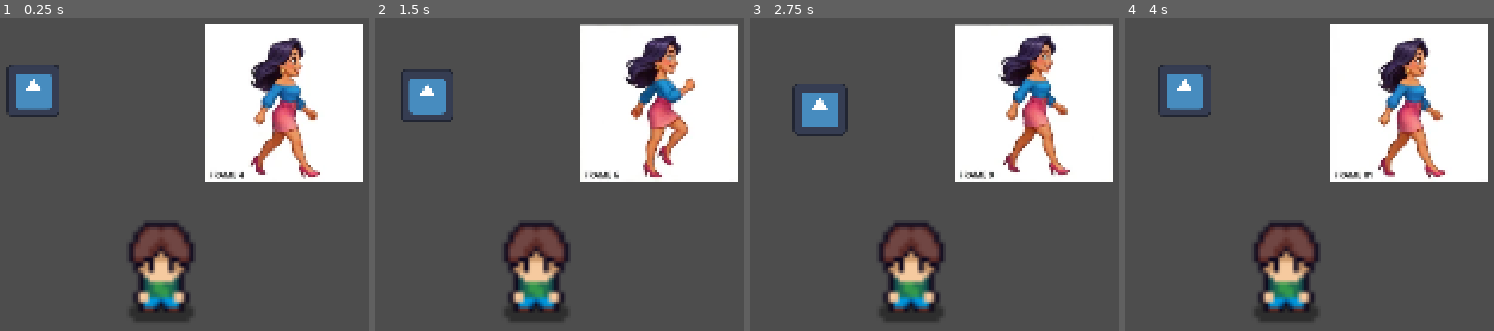
Above: before the commit, frames 1-4 (left to right).
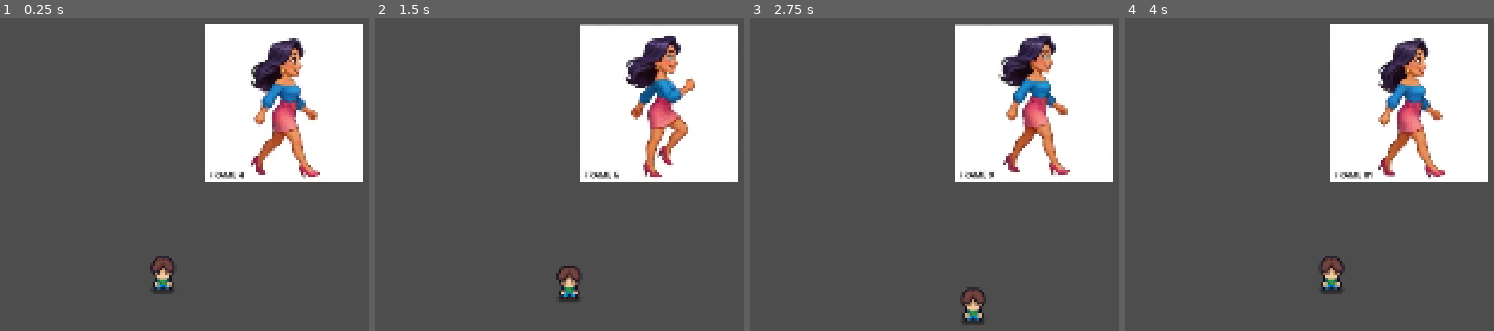
Above: after the commit, the same moments.

Repository: backtend/godothey
Game: Godot game, scene res://main.tscn
Two runs of this game, one before a commit and one after it. Both use one fixed random seed, a clock stepped at 60 frames per second and the inputs below. The engine's default icon, where the game draws it, is replaced by a stand-in: a white triangle on a blue panel in a dark square.
Inputs:
- Up to frame 1 (0.25 s): no input
- Up to frame 2 (1.5 s): hold D (right) 0.53-1.28 s; hold S (down) from 1.28 s (still down)
- Up to frame 3 (2.75 s): release S (down) at 2.03 s; hold D (right) from 2.03 s (still down)
- Up to frame 4 (4 s): release D (right) at 2.78 s; hold W (up) 2.78-3.53 s; hold A (left) from 3.53 s (still down)

The runs differ from the first frame. In frame 1, 5.9% of the frame differs, in the area x 1-54%, y 15-97%; in frame 2, 6.5%; in frame 3, 6.6%, in the area x 11-64%, y 21-99%; in frame 4, 6.6%.

Commit message:
整理结构使用实体并且可以移动教程素材了

Diff:
--- a/main.tscn
+++ b/main.tscn
@@ -1,21 +1,22 @@
 [gd_scene format=3 uid="uid://b2e5g0ixxl0fv"]
 
 [ext_resource type="Texture2D" uid="uid://cvtllpyd13kos" path="res://icon.svg" id="1_ig7tw"]
-[ext_resource type="Script" uid="uid://24fvjgoiwgld" path="res://scripts/player.gd" id="2_0xm2m"]
-[ext_resource type="PackedScene" uid="uid://jhqiqjka0y2i" path="res://scenes/playerGirl.tscn" id="3_h2yge"]
-[ext_resource type="PackedScene" uid="uid://dum7mxc4e5ct2" path="res://scenes/player.tscn" id="4_1bvp3"]
+[ext_resource type="Script" uid="uid://24fvjgoiwgld" path="res://scripts/goboy.gd" id="2_0xm2m"]
+[ext_resource type="PackedScene" uid="uid://jhqiqjka0y2i" path="res://scenes/entities/girl/girl.tscn" id="3_h2yge"]
+[ext_resource type="PackedScene" uid="uid://dum7mxc4e5ct2" path="res://scenes/entities/player/player.tscn" id="4_1bvp3"]
 
 [node name="Node2D" type="Node2D" unique_id=2054691334]
 
-[node name="PlayerGD" type="Sprite2D" parent="." unique_id=1070978431]
+[node name="gdboy" type="Sprite2D" parent="." unique_id=1070978431]
+visible = false
 position = Vector2(203, 275)
 texture = ExtResource("1_ig7tw")
 script = ExtResource("2_0xm2m")
 
-[node name="PlayerGirl" parent="." unique_id=780432313 instance=ExtResource("3_h2yge")]
+[node name="girl" parent="." unique_id=780432313 instance=ExtResource("3_h2yge")]
 position = Vector2(805.00006, 306.00003)
 scale = Vector2(2.150243, 2.150243)
 
-[node name="CharacterBody2D" parent="." unique_id=1037054095 instance=ExtResource("4_1bvp3")]
+[node name="player" parent="." unique_id=1037054095 instance=ExtResource("4_1bvp3")]
 position = Vector2(-291, 51)
 scale = Vector2(1.0007147, 1)
--- a/scenes/playerGirl.tscn
+++ b/scenes/entities/girl/girl.tscn
@@ -39,7 +39,7 @@
 &"girlmove": SubResource("Animation_g2els")
 }
 
-[node name="Player" type="CharacterBody2D" unique_id=780432313]
+[node name="Girl" type="CharacterBody2D" unique_id=780432313]
 
 [node name="Sprite2D" type="Sprite2D" parent="." unique_id=343353567]
 texture = ExtResource("1_3vyb7")
--- a/scenes/player.tscn
+++ b/scenes/entities/player/player.tscn
@@ -1,6 +1,7 @@
 [gd_scene format=3 uid="uid://dum7mxc4e5ct2"]
 
 [ext_resource type="Texture2D" uid="uid://ctm7ddsa2bunl" path="res://assets/Player/Player.png" id="1_3vyb7"]
+[ext_resource type="Script" uid="uid://dl4xvs2r8gsjd" path="res://scenes/entities/player/scripts/player.gd" id="1_635qg"]
 
 [sub_resource type="Animation" id="Animation_3vyb7"]
 length = 0.001
@@ -40,11 +41,12 @@
 &"idle_down": SubResource("Animation_g2els")
 }
 
-[node name="CharacterBody2D" type="CharacterBody2D" unique_id=1037054095]
+[node name="Player" type="CharacterBody2D" unique_id=1037054095]
+script = ExtResource("1_635qg")
 
 [node name="Sprite2D" type="Sprite2D" parent="." unique_id=669000048]
 position = Vector2(806, 672)
-scale = Vector2(11.984422, 11.984422)
+scale = Vector2(4.3944874, 4.3944874)
 texture = ExtResource("1_3vyb7")
 hframes = 6
 vframes = 10
--- /dev/null
+++ b/scenes/entities/player/scripts/player.gd
@@ -0,0 +1,13 @@
+extends CharacterBody2D
+
+@export var speed: float = 100.0
+
+var move_direction: Vector2 = Vector2.ZERO
+
+func _physics_process(delta: float) -> void:
+	var x_axios: float = Input.get_axis("left", "right")
+	var y_axios: float = Input.get_axis("up", "down")
+	move_direction = Vector2(x_axios, y_axios)
+
+	velocity = move_direction * speed
+	move_and_slide()
Not shown, added: scenes/entities/player/scripts/player.gd.uid
Renamed: scripts/player.gd -> scripts/goboy.gd
Renamed: scripts/player.gd.uid -> scripts/goboy.gd.uid
